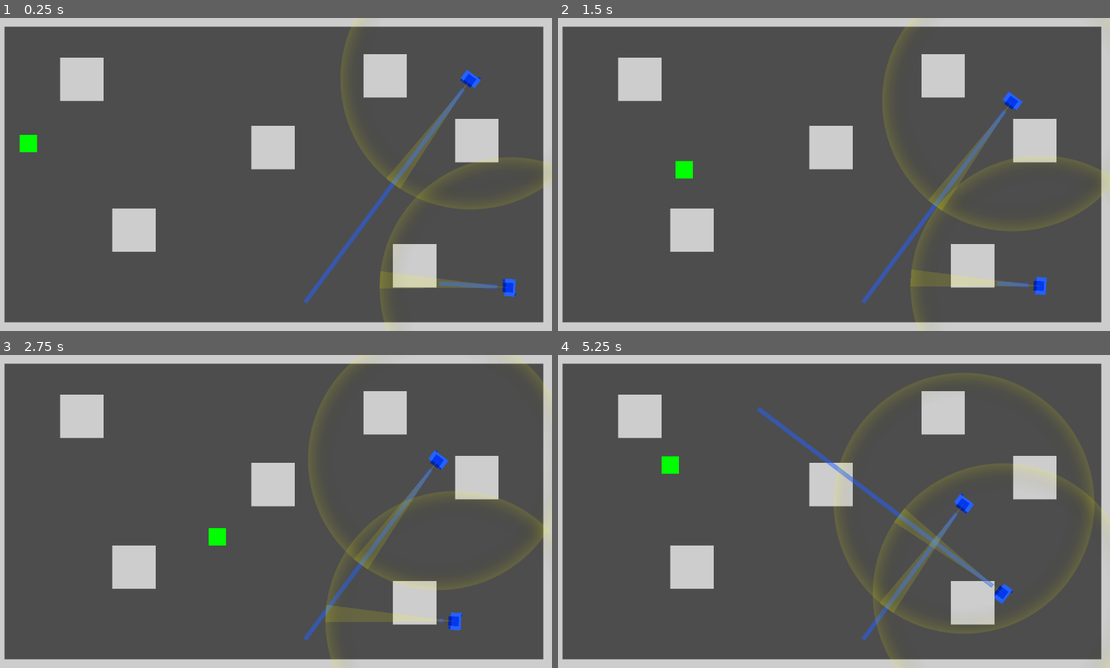
Above: before the commit, frames 1-4 (two rows, left to right).
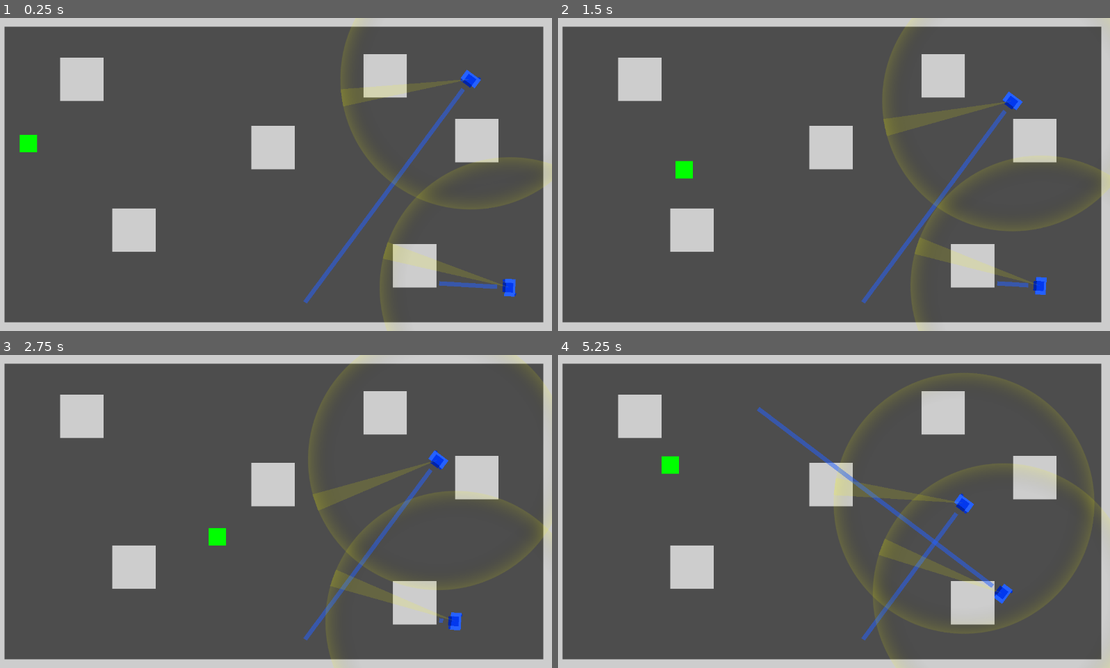
Above: after the commit, the same moments.

Repository: Toxe/godot-state-machines
Game: Godot game, scene res://scenes/main.tscn
Two runs of this game, one before a commit and one after it. Both use one fixed random seed, a clock stepped at 60 frames per second and the inputs below.
Inputs:
- Up to frame 1 (0.25 s): no input
- Up to frame 2 (1.5 s): tap Enter at 0.5 s; hold D (move_right) 0.53-1.28 s; hold S (move_down) from 1.28 s (still down)
- Up to frame 3 (2.75 s): release S (move_down) at 2.03 s; hold D (move_right) from 2.03 s (still down)
- Up to frame 4 (5.25 s): release D (move_right) at 2.78 s; hold W (move_up) 2.78-3.53 s; hold A (move_left) 3.53-5.03 s; hold S (move_down) from 5.03 s (still down)

The runs differ from the first frame. In frame 1, 1.3% of the frame differs, in the area x 61-93%, y 19-87%; in frame 2, 0.8%; in frame 3, 0.5%; in frame 4, 0.8%.

Commit message:
The player detector always looks towards the player

Diff:
--- a/scenes/blue_guard/blue_guard.gd
+++ b/scenes/blue_guard/blue_guard.gd
@@ -12,6 +12,9 @@
         $PlayerLostIcon.global_position = global_position + Vector2(0, -80)
         $PlayerLostIcon.global_rotation = 0
 
+    var player := get_tree().get_first_node_in_group("player") as Player
+    $PlayerDetector.look_at(player.position)
+
 
 func _physics_process(_delta: float) -> void:
     if player_in_range:
@@ -24,9 +27,6 @@
             if collider and collider is Player:
                 player_detected = true
                 break
-
-        var player := get_tree().get_first_node_in_group("player") as Player
-        $PlayerDetector.look_at(player.position)
 
 
 func _on_player_detector_body_entered(body: Node2D) -> void:
